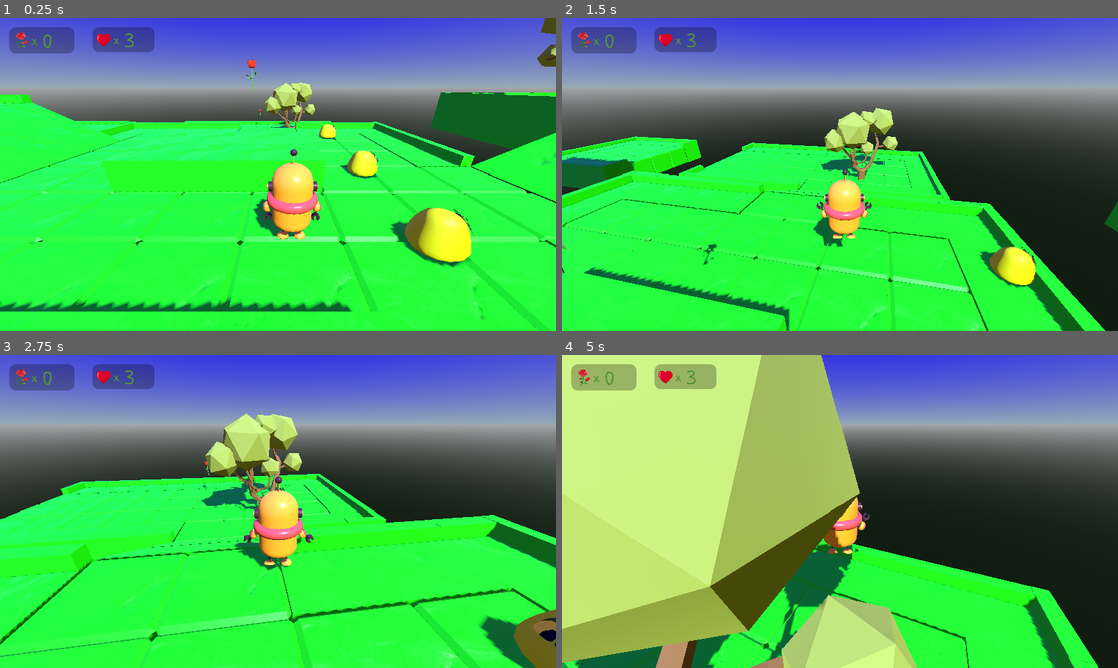
Above: before the commit, frames 1-4 (two rows, left to right).
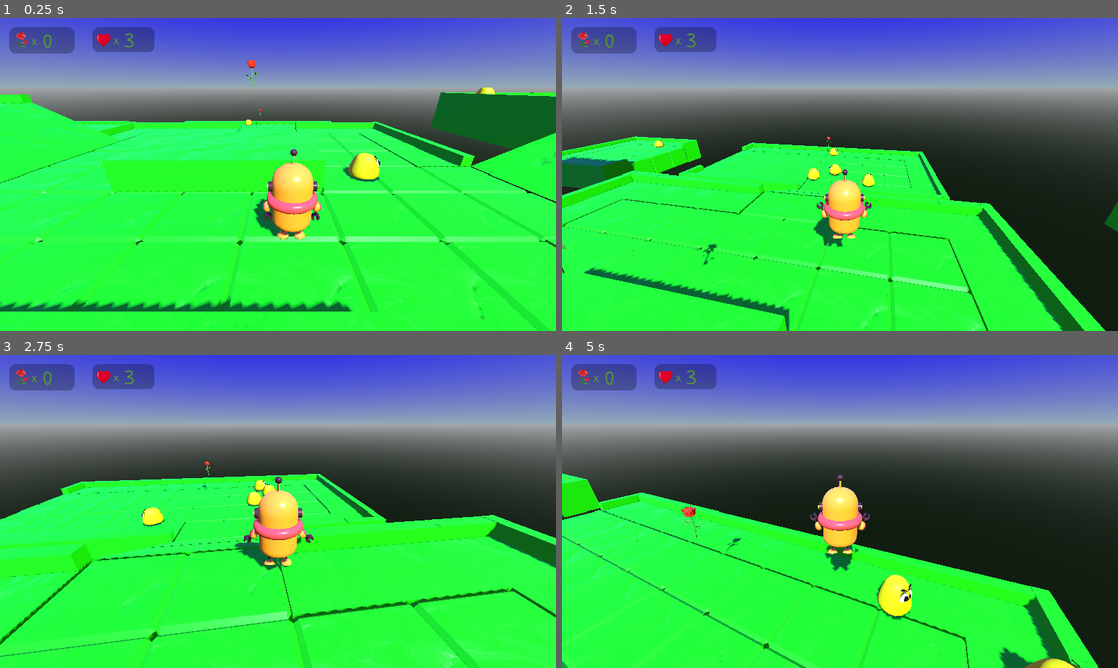
Above: after the commit, the same moments.

Repository: bernardofens/GiftYourGirlfriend
Game: Godot game, scene res://level_1.tscn
The game is run twice, just before and just after one commit, with the same random seed, the same clock (stepped at 60 frames per second) and the same inputs.
Inputs (mouse positions are in pixels of both pictures, inside the frame that each line leads up to):
- Up to frame 1 (0.25 s): no input
- Up to frame 2 (1.5 s): tap Enter (ui_accept) at 0.5, 0.77 s; move the mouse to (867, 174) at 0.52 s; hold Shift (sprint) 0.53-1.28 s; hold W (move_forward) from 0.53 s (still down); click (867, 174) at 0.67 s; move the mouse to (812, 174) at 1.27 s; tap Shift (sprint) at 1.35 s
- Up to frame 3 (2.75 s): keep holding W (move_forward); tap Enter (ui_accept) at 1.52 s; move the mouse to (289, 505) at 2.02 s; hold Shift (sprint) from 2.03 s (still down)
- Up to frame 4 (5 s): keep holding W (move_forward); move the mouse to (834, 517) at 2.77 s; release Shift (sprint) at 2.78 s; tap Shift (sprint) at 2.85, 4.35 s; click (834, 517) at 2.92 s; tap Enter (ui_accept) at 3.02, 3.77, 4.52 s; move the mouse to (878, 514) at 3.52 s; hold Shift (sprint) 3.53-4.28 s; move the mouse to (795, 508) at 4.27 s

The runs differ from the first frame. In frame 1, 3.4% of the frame differs, in the area x 44-100%, y 0-80%; in frame 2, 2.8%; in frame 3, 5.2%; in frame 4, 51%, in the area x 0-94%, y 0-100%.

Commit message:
feat(Mosca fez): inimigos com comportamento aleatório e mais inimigos

Diff:
--- a/3d-platformer-game/enemy.gd
+++ b/3d-platformer-game/enemy.gd
@@ -1,54 +1,96 @@
 extends CharacterBody3D
 
+var speed = 3.0
+var turning := false
+var current_angle: float = 0.0
+var direction := Vector3.ZERO
 
-var speed = 3.0
-
-var gravity = ProjectSettings.get_setting("physics/3d/default_gravity")
-@export var direction := Vector3(1,0,0)
-@export var turns_around_at_edges := true
-var turning := false
-
+func _ready() -> void:
+	$RayCast3D.enabled = true
+	definir_direcao_aleatoria()
 
 func _physics_process(delta: float) -> void:
-
-	velocity.x = speed * direction.x
-	velocity.z = speed * direction.z
-
-	# Add the gravity.
 	if not is_on_floor():
 		velocity += get_gravity() * delta
 
+	if not turning:
+		velocity.x = speed * direction.x
+		velocity.z = speed * direction.z
+	else:
+		velocity.x = move_toward(velocity.x, 0, speed)
+		velocity.z = move_toward(velocity.z, 0, speed)
+
 	move_and_slide()
 
-	if is_on_wall() and not turning:
-		turn_around()
+	if not turning:
+		# Colisão com parede
+		if is_on_wall():
+			mudar_direcao_por_colisao()
+		# Borda detectada: está no chão mas o RayCast não vê chão à frente
+		elif is_on_floor() and not $RayCast3D.is_colliding():
+			mudar_direcao_por_colisao()
 
-	if not $RayCast3D.is_colliding() and is_on_floor() and not turning and turns_around_at_edges:
-		turn_around()
+func definir_direcao_aleatoria():
+	var novo_angulo: float
+	var tentativas := 0
+	while tentativas < 10:
+		var angulo_graus = randi_range(0, 35) * 10
+		novo_angulo = deg_to_rad(angulo_graus)
+		if abs(novo_angulo - current_angle) > deg_to_rad(30):
+			break
+		tentativas += 1
 
-func turn_around():
+	current_angle = novo_angulo
+	direction = Vector3(sin(current_angle), 0, cos(current_angle)).normalized()
+
+	# Atualiza o RayCast para apontar à frente na nova direção
+	# O target_position aponta levemente para baixo para detectar o chão à frente
+	$RayCast3D.target_position = Vector3(direction.x * 1.0, -1.0, direction.z * 1.0)
+
+	var target_basis = Basis.looking_at(-direction, Vector3.UP)
+	var tween = create_tween()
+	tween.tween_method(
+		func(t: float):
+			basis = basis.slerp(target_basis, t),
+		0.0, 1.0, 0.25
+	)
+
+func mudar_direcao_por_colisao():
+	if turning:
+		return
 	turning = true
-	var dir = direction
+
+	velocity.x = 0
+	velocity.z = 0
+
+	# Recua brevemente para sair da parede ou borda
+	var direcao_recuo = -direction
+	var tween_recuo = create_tween()
+	tween_recuo.tween_method(
+		func(t: float):
+			velocity.x = direcao_recuo.x * speed * t
+			velocity.z = direcao_recuo.z * speed * t
+			move_and_slide(),
+		1.0, 0.0, 0.15
+	)
+	await tween_recuo.finished
+
 	direction = Vector3.ZERO
-	var turn_tween = create_tween()
-	turn_tween.tween_property(self, "rotation_degrees", Vector3(0, 180, 0), 0.6).as_relative()
+	definir_direcao_aleatoria()
 
-	await get_tree().create_timer(0.6).timeout
-
-	direction.x = dir.x * -1
-	direction.z = dir.z * -1
+	await get_tree().create_timer(0.3).timeout
 	turning = false
-
 
 func _on_sides_checker_body_entered(body: Node3D) -> void:
 	if body.has_method("take_damage"):
 		body.take_damage()
 
-
-
 func _on_top_checker_body_entered(body: Node3D) -> void:
 	$AnimationPlayer.play("squash")
-	body.bounce()
+	if body is RigidBody3D:
+		body.apply_central_impulse(Vector3.UP * 8.0)
+	elif body is CharacterBody3D:
+		body.velocity.y = 8.0
 	$SidesChecker.set_collision_mask_value(1, false)
 	$TopChecker.set_collision_mask_value(1, false)
 	direction = Vector3.ZERO
--- a/3d-platformer-game/level_1.tscn
+++ b/3d-platformer-game/level_1.tscn
@@ -5,7 +5,6 @@
 [ext_resource type="PackedScene" uid="uid://dbxs52if8rhw0" path="res://coin.tscn" id="4_ihfcg"]
 [ext_resource type="MeshLibrary" uid="uid://m3qtj04tw8j8" path="res://Resources/world-blocks-v1.tres" id="4_rka8t"]
 [ext_resource type="PackedScene" uid="uid://tn84iu8qyl2r" path="res://hud.tscn" id="6_5hph3"]
-[ext_resource type="PackedScene" uid="uid://b46eg4tkkrxi1" path="res://tree.tscn" id="7_j7kpp"]
 [ext_resource type="PackedScene" uid="uid://dgb62lwnfirwd" path="res://enemy.tscn" id="8_bjebc"]
 
 [sub_resource type="ProceduralSkyMaterial" id="ProceduralSkyMaterial_hn12h"]
@@ -82,22 +81,6 @@
 
 [node name="Trees" type="Node3D" parent="." unique_id=2001182552]
 
-[node name="Tree1" parent="Trees" unique_id=945193515 instance=ExtResource("7_j7kpp")]
-transform = Transform3D(1, 0, 0, 0, 1, 0, 0, 0, 1, 4.202035, -1.9312575, -16.980024)
-freeze = true
-
-[node name="Tree2" parent="Trees" unique_id=145194523 instance=ExtResource("7_j7kpp")]
-transform = Transform3D(-0.5694803, 0, -0.822005, 0, 1, 0, 0.822005, 0, -0.5694803, 18.529043, 2.1008544, 0)
-freeze = true
-
-[node name="Tree3" parent="Trees" unique_id=37182279 instance=ExtResource("7_j7kpp")]
-transform = Transform3D(0.42568448, 0, 0.90487164, 0, 1, 0, -0.90487164, 0, 0.42568448, 1.215992, 10.250885, 18.641636)
-freeze = true
-
-[node name="Tree4" parent="Trees" unique_id=263655092 instance=ExtResource("7_j7kpp")]
-transform = Transform3D(0.9650348, 0, 0.2621218, 0, 1, 0, -0.2621218, 0, 0.9650348, 16.85088, 2.0686173, -5.4713306)
-freeze = true
-
 [node name="Enemies" type="Node3D" parent="." unique_id=52555589]
 
 [node name="Enemy1" parent="Enemies" unique_id=422098778 instance=ExtResource("8_bjebc")]
@@ -107,12 +90,27 @@
 transform = Transform3D(0.08892904, 0, 0.99603796, 0, 1, 0, -0.99603796, 0, 0.08892904, 4.8818192, 0.51566005, 8.428134)
 
 [node name="Enemy3" parent="Enemies" unique_id=1950166923 instance=ExtResource("8_bjebc")]
-transform = Transform3D(0.08892904, 0, 0.99603796, 0, 1, 0, -0.99603796, 0, 0.08892904, 4.8818192, 0.51566005, -6.7897453)
+transform = Transform3D(0.999009, 0, -0.044508655, 0, 1, 0, 0.044508655, 0, 0.999009, 15.366072, 2.6055386, -7.58998)
 
 [node name="Enemy4" parent="Enemies" unique_id=2079468646 instance=ExtResource("8_bjebc")]
 transform = Transform3D(0.08892904, 0, 0.99603796, 0, 1, 0, -0.99603796, 0, 0.08892904, 4.8818192, 0.51566005, 5.179411)
 
 [node name="Enemy5" parent="Enemies" unique_id=1722247657 instance=ExtResource("8_bjebc")]
-transform = Transform3D(0.08892904, 0, 0.99603796, 0, 1, 0, -0.99603796, 0, 0.08892904, 4.8818192, 0.51566005, 2.1955855)
+transform = Transform3D(0.08892904, 0, 0.99603796, 0, 1, 0, -0.99603796, 0, 0.08892904, 18.424948, 2.7862206, 5.7246113)
+
+[node name="Enemy6" parent="Enemies" unique_id=750875719 instance=ExtResource("8_bjebc")]
+transform = Transform3D(0.08892904, 0, 0.99603796, 0, 1, 0, -0.99603796, 0, 0.08892904, -0.9583874, -1.5401177, -22.354448)
+
+[node name="Enemy7" parent="Enemies" unique_id=1643808189 instance=ExtResource("8_bjebc")]
+transform = Transform3D(0.08892904, 0, 0.99603796, 0, 1, 0, -0.99603796, 0, 0.08892904, 6.2000837, -1.6647553, -18.995438)
+
+[node name="Enemy8" parent="Enemies" unique_id=782323641 instance=ExtResource("8_bjebc")]
+transform = Transform3D(0.08892904, 0, 0.99603796, 0, 1, 0, -0.99603796, 0, 0.08892904, -1.5963559, -1.4017081, -15.395072)
+
+[node name="Enemy9" parent="Enemies" unique_id=939250966 instance=ExtResource("8_bjebc")]
+transform = Transform3D(0.08892904, 0, 0.99603796, 0, 1, 0, -0.99603796, 0, 0.08892904, 6.5683217, -1.4017081, -15.395072)
+
+[node name="Enemy10" parent="Enemies" unique_id=636416684 instance=ExtResource("8_bjebc")]
+transform = Transform3D(0.08892904, 0, 0.99603796, 0, 1, 0, -0.99603796, 0, 0.08892904, -24.36082, -1.5372295, -18.549755)
 
 [connection signal="body_entered" from="FallZone" to="Steve" method="_on_fall_zone_body_entered"]
--- a/3d-platformer-game/project.godot
+++ b/3d-platformer-game/project.godot
@@ -70,5 +70,3 @@
 [rendering]
 
 rendering_device/driver.windows="d3d12"
-renderer/rendering_method="gl_compatibility"
-renderer/rendering_method.mobile="gl_compatibility"
